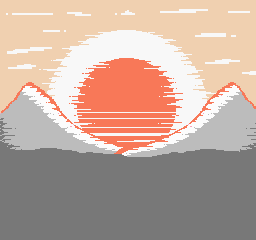
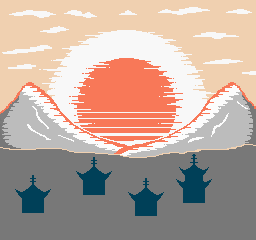
Layer changes from the first 256 x 240 image to the second:
painted on "Capa 1" over [0, 7, 256, 216]
